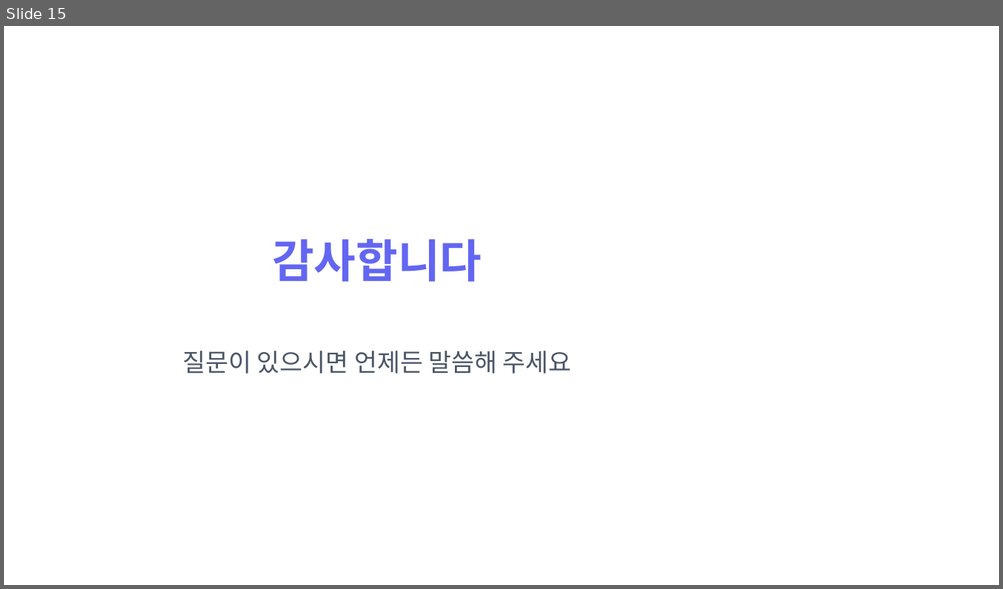
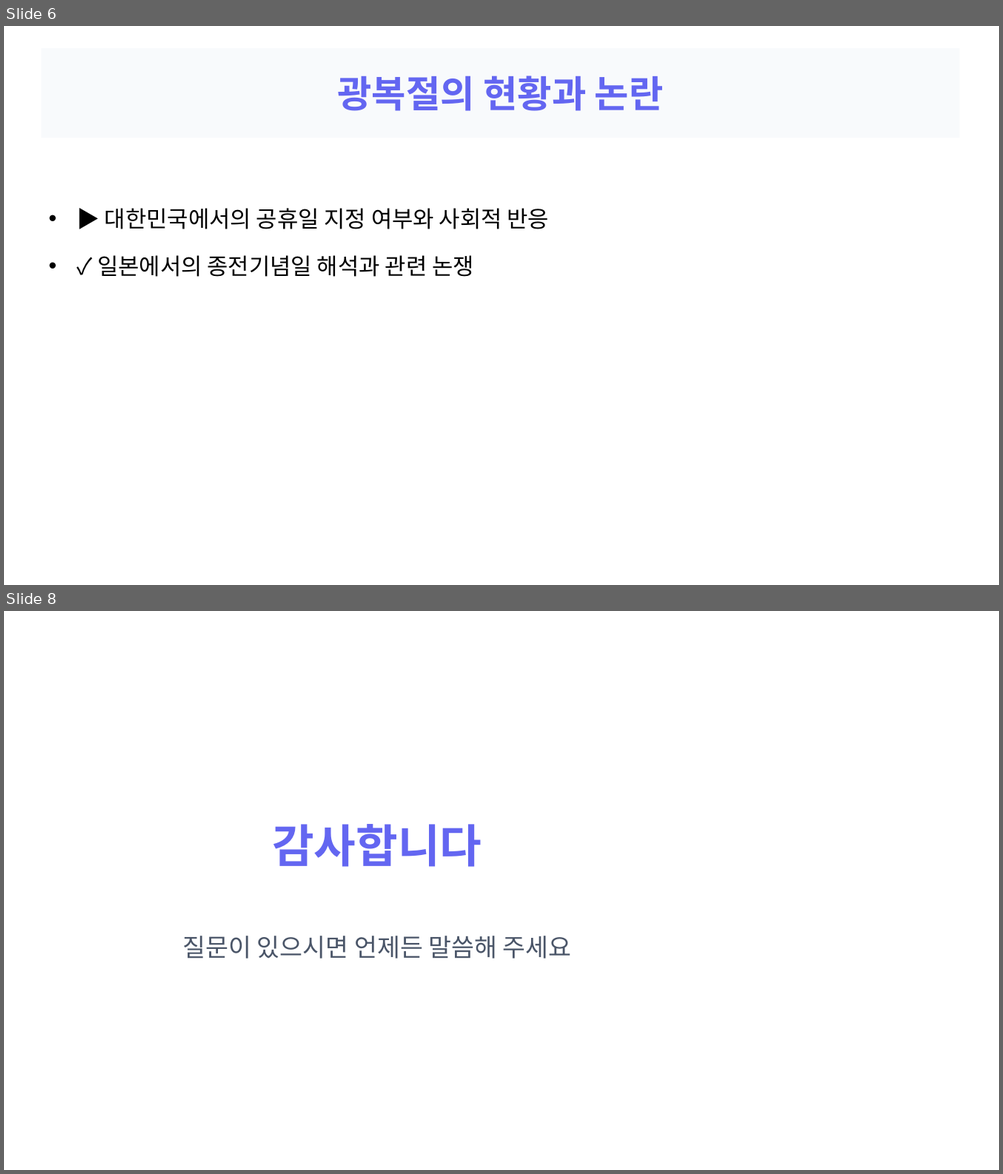
Before and after one commit to devna0111/FlowMate, a slide deck: uploads/pptx_sample.pptx. Shown one above the other, each under a label of ours: slide 15 before the commit, slides 6 and 8 after it; the slides between them are not shown. The pictures are 1003x589 and 1003x1174 pixels, drawn with LibreOffice and Linux fonts; fonts in the diff are those of the drawing. Boxes give left, top, right and bottom in pixels: in the first picture for what was removed or moved away, otherwise in the second. Text is boxed around its words. In the diff, an @@ line names an element or a change of style, - is before the commit and + after.

```diff
--- a/uploads/pptx_sample.pptx
+++ b/uploads/pptx_sample.pptx
@@ slide 6 added at <box>4,26,999,585</box>, background #FFFFFF @@
@@ title added at <box>41,48,959,138</box>, fill #F8FAFC, 36 pt, text #6366F1, bold @@
+광복절의 현황과 논란
@@ text added at <box>97,208,549,277</box>, 22 pt, text #000000 @@
+• ▶ 대한민국에서의 공휴일 지정 여부와 사회적 반응
+• ✓ 일본에서의 종전기념일 해석과 관련 논쟁
@@ what was slide 15 is now slide 8 @@
```
Also in this commit, not shown: 1 slide changed, 5 other slides added, 13 slides removed, 14 other files.
